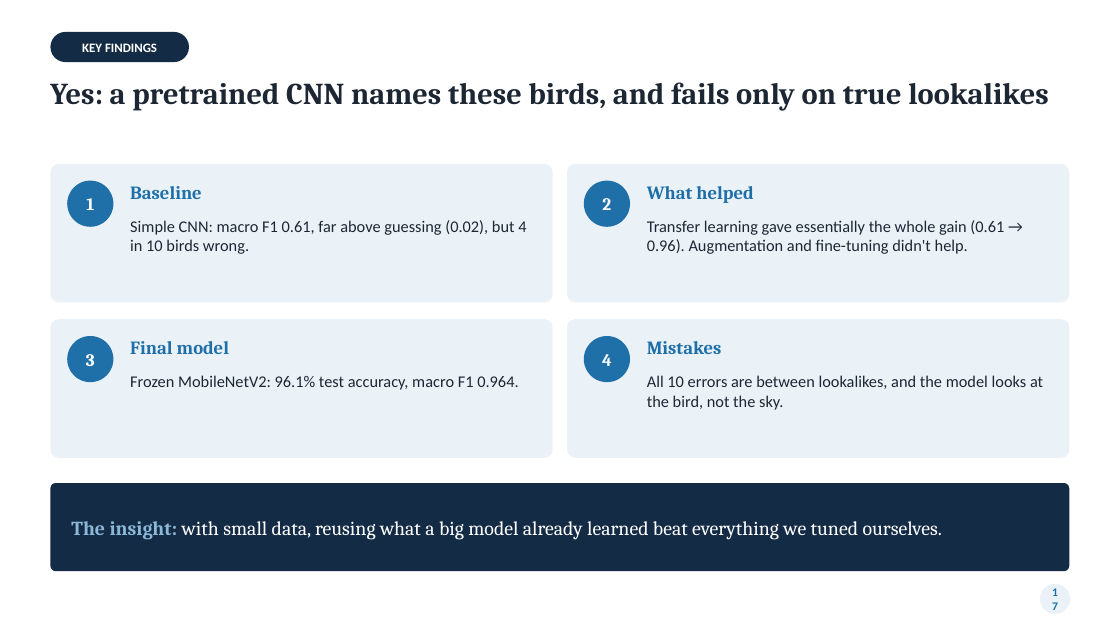
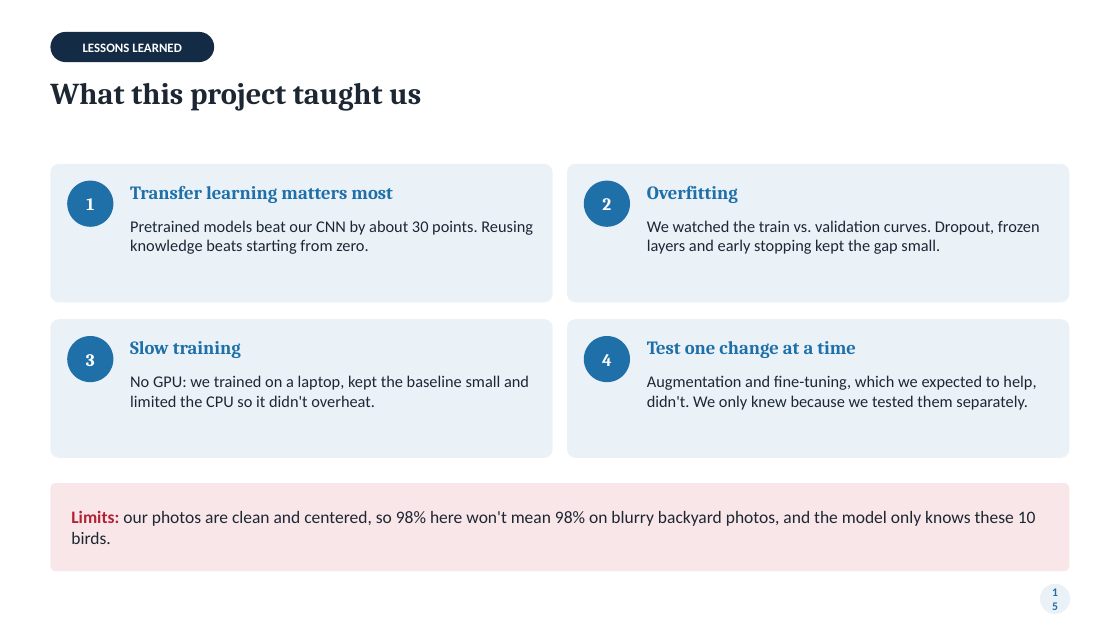
Before and after one commit to Mateen1367/BIRDS-PROJECT, a slide deck: slide 15 of reports/WhichTexasBird_Presentation.pptx (slide 17 before the commit). Drawn at 1120x630 pixels with LibreOffice and Linux fonts; fonts in the diff are those of the drawing. Boxes give left, top, right and bottom in pixels: in the first picture for what was removed or moved away, otherwise in the second. Text is boxed around its words. In the diff, an @@ line names an element or a change of style, - is before the commit and + after.

```diff
--- a/reports/WhichTexasBird_Presentation.pptx
+++ b/reports/WhichTexasBird_Presentation.pptx
@@ rounded rectangle "LESSONS LEARNED" resized from (x1=50, y1=32, x2=189, y2=62) to (x1=50, y1=32, x2=214, y2=62) @@
@@ text in rounded rectangle at (x1=83, y1=43, x2=181, y2=52): text changed @@
-KEY FINDINGS
+LESSONS LEARNED
@@ text at (x1=50, y1=83, x2=421, y2=110): text changed @@
-Yes: a pretrained CNN names these birds, and fails only on true lookalikes
+What this project taught us
@@ text at (x1=130, y1=186, x2=393, y2=203): text changed @@
-Baseline
+Transfer learning matters most
@@ text at (x1=647, y1=186, x2=738, y2=203): text changed @@
-What helped
+Overfitting
@@ text at (x1=130, y1=220, x2=533, y2=254): text changed @@
-Simple CNN: macro F1 0.61, far above guessing (0.02), but 4 in 10 birds wrong.
+Pretrained models beat our CNN by about 30 points. Reusing knowledge beats starting from zero.
@@ text at (x1=647, y1=220, x2=1040, y2=254): text changed @@
-Transfer learning gave essentially the whole gain (0.61 → 0.96). Augmentation and fine-tuning didn't help.
+We watched the train vs. validation curves. Dropout, frozen layers and early stopping kept the gap small.
@@ text at (x1=130, y1=341, x2=241, y2=358): text changed @@
-Final model
+Slow training
@@ text at (x1=647, y1=341, x2=856, y2=358): text changed @@
-Mistakes
+Test one change at a time
@@ text at (x1=130, y1=375, x2=529, y2=407): text changed @@
-Frozen MobileNetV2: 96.1% test accuracy, macro F1 0.964.
+No GPU: we trained on a laptop, kept the baseline small and limited the CPU so it didn't overheat.
@@ text at (x1=647, y1=375, x2=1036, y2=410): text changed @@
-All 10 errors are between lookalikes, and the model looks at the bird, not the sky.
+Augmentation and fine-tuning, which we expected to help, didn't. We only knew because we tested them separately.
@@ rounded rectangle at (x1=50, y1=483, x2=1070, y2=571): fill #142B45 to #F9E6E8 @@
@@ text at (x1=71, y1=510, x2=1036, y2=544): text changed; size 17 to 15 pt; font Cambria to Calibri; text colour #FFFFFF to #1D2733 @@
-The insight: with small data, reusing what a big model already learned beat everything we tuned ourselves.
+Limits: our photos are clean and centered, so 98% here won't mean 98% on blurry backyard photos, and the model only knows these 10 birds.
@@ text in ellipse at (x1=1040, y1=584, x2=1070, y2=614): text changed @@
-17
+15
```
Also in this commit, not shown: 3 other slides changed, 14 slides added, 18 slides removed, 16 other files.
